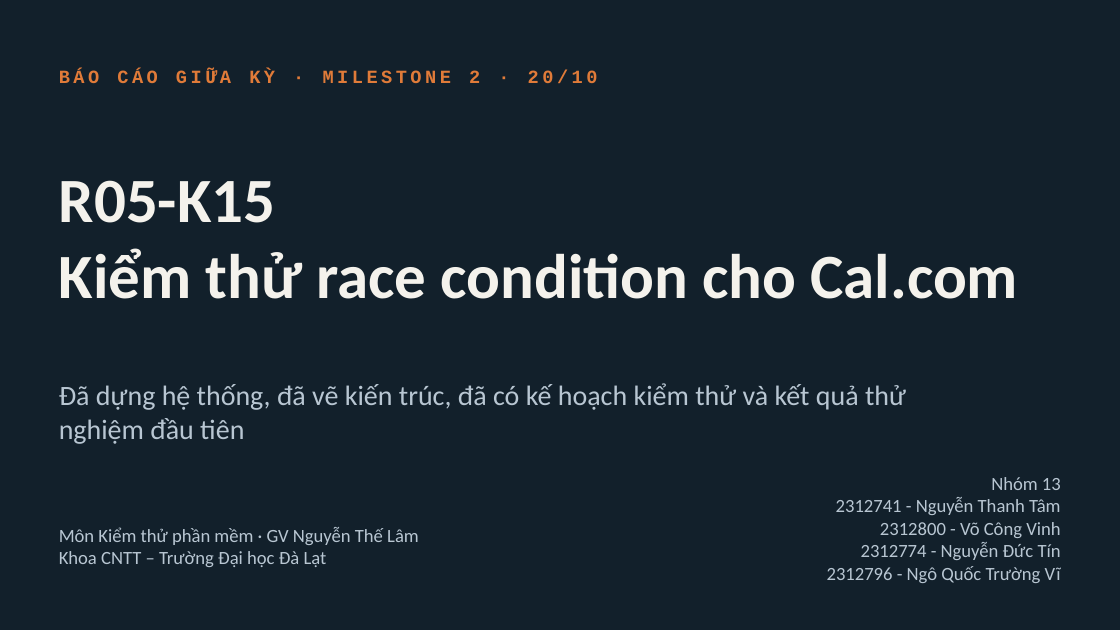
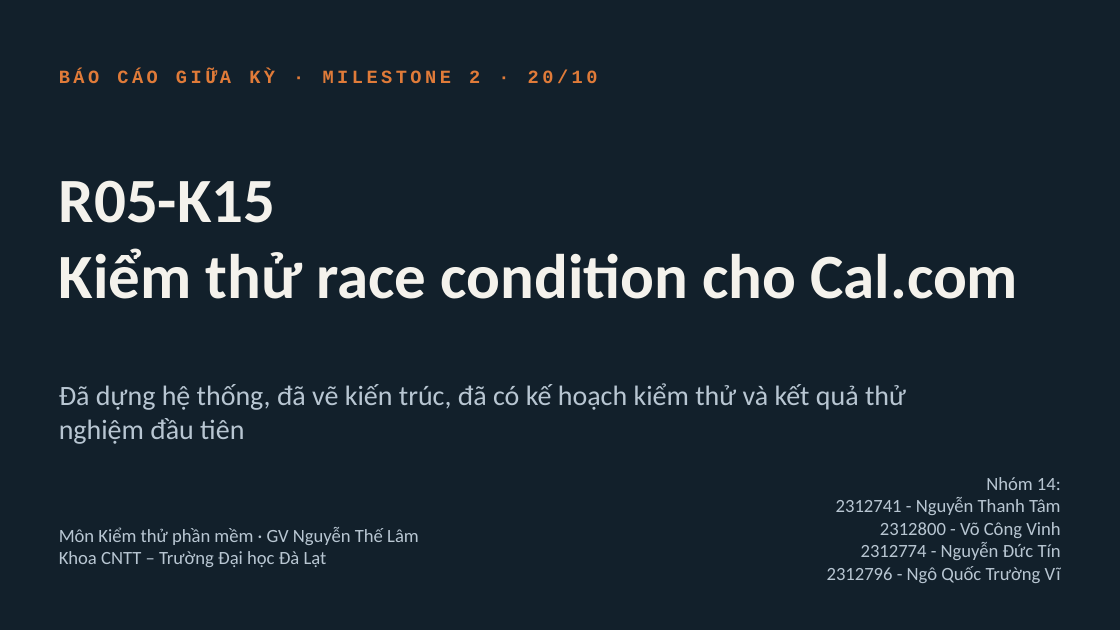
Before and after one commit to 2312741-sudo/kiem_thu_pm, a slide deck: slide 1 of docs/BAO_CAO_GIUA_KY_R05-K15.pptx. Drawn at 1120x630 pixels with LibreOffice and Linux fonts; fonts in the diff are those of the drawing. Boxes give left, top, right and bottom in pixels: in the first picture for what was removed or moved away, otherwise in the second. Text is boxed around its words. In the diff, an @@ line names an element or a change of style, - is before the commit and + after.

```diff
--- a/docs/BAO_CAO_GIUA_KY_R05-K15.pptx
+++ b/docs/BAO_CAO_GIUA_KY_R05-K15.pptx
@@ text at (986, 477, 1061, 490): text changed @@
-Nhóm 13
+Nhóm 14:
```
Also in this commit, not shown: 1 other slide changed, 6 other files.
